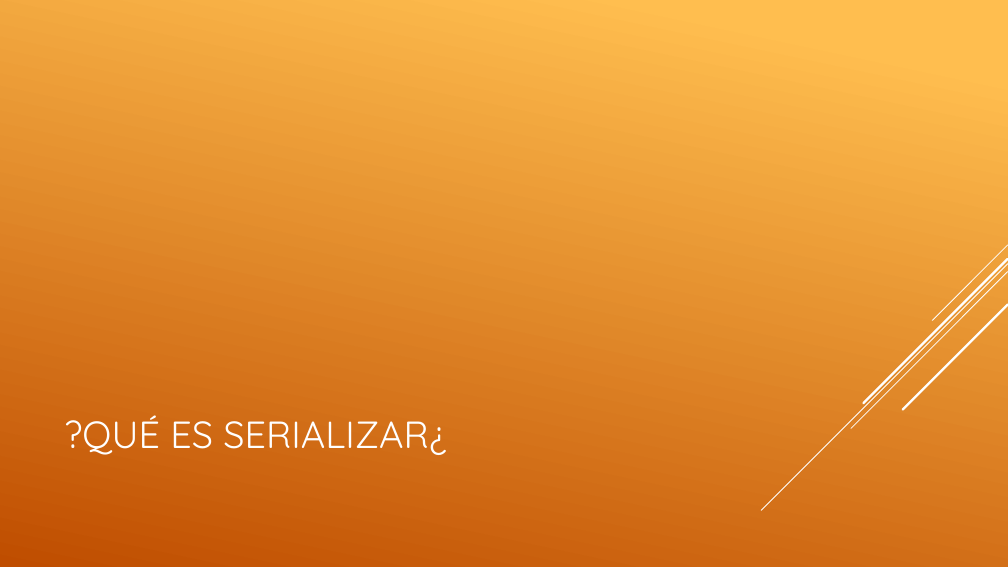
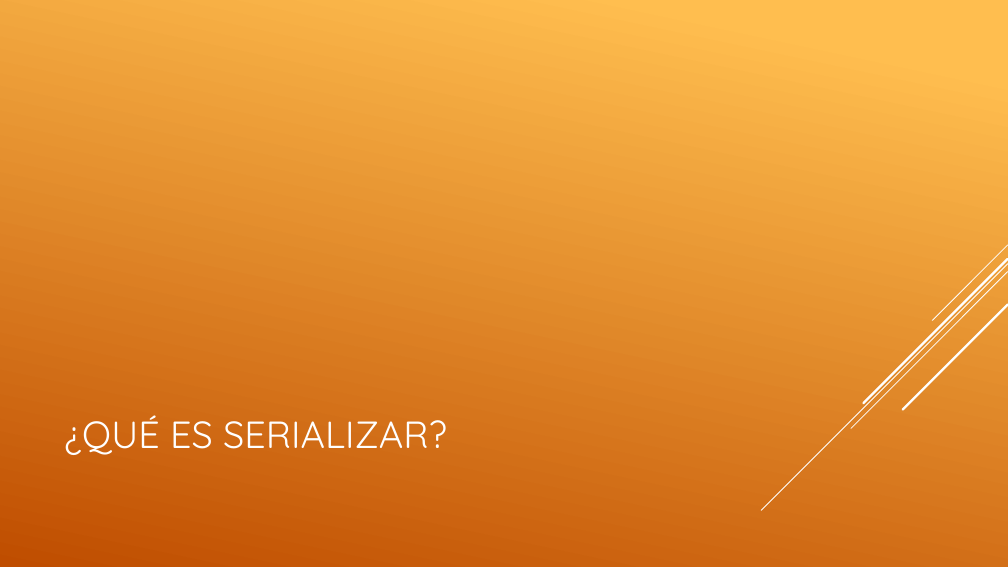
Before and after one commit to jofaval/talks-about, a slide deck: slide 21 of concepts-of-js/memoization-serialization-and-value-comparison/memoization-serialization-and-value-comparison.es.slides.pptx. Drawn at 1008x567 pixels with LibreOffice and Linux fonts; fonts in the diff are those of the drawing. Boxes give left, top, right and bottom in pixels: in the first picture for what was removed or moved away, otherwise in the second. Text is boxed around its words. In the diff, an @@ line names an element or a change of style, - is before the commit and + after.

```diff
--- a/concepts-of-js/memoization-serialization-and-value-comparison/memoization-serialization-and-value-comparison.es.slides.pptx
+++ b/concepts-of-js/memoization-serialization-and-value-comparison/memoization-serialization-and-value-comparison.es.slides.pptx
@@ title at [64, 415, 447, 455]: text changed @@
-?QUÉ ES SERIALIZAR¿
+¿QUÉ ES SERIALIZAR?
```
Also in this commit, not shown: 6 other files.
